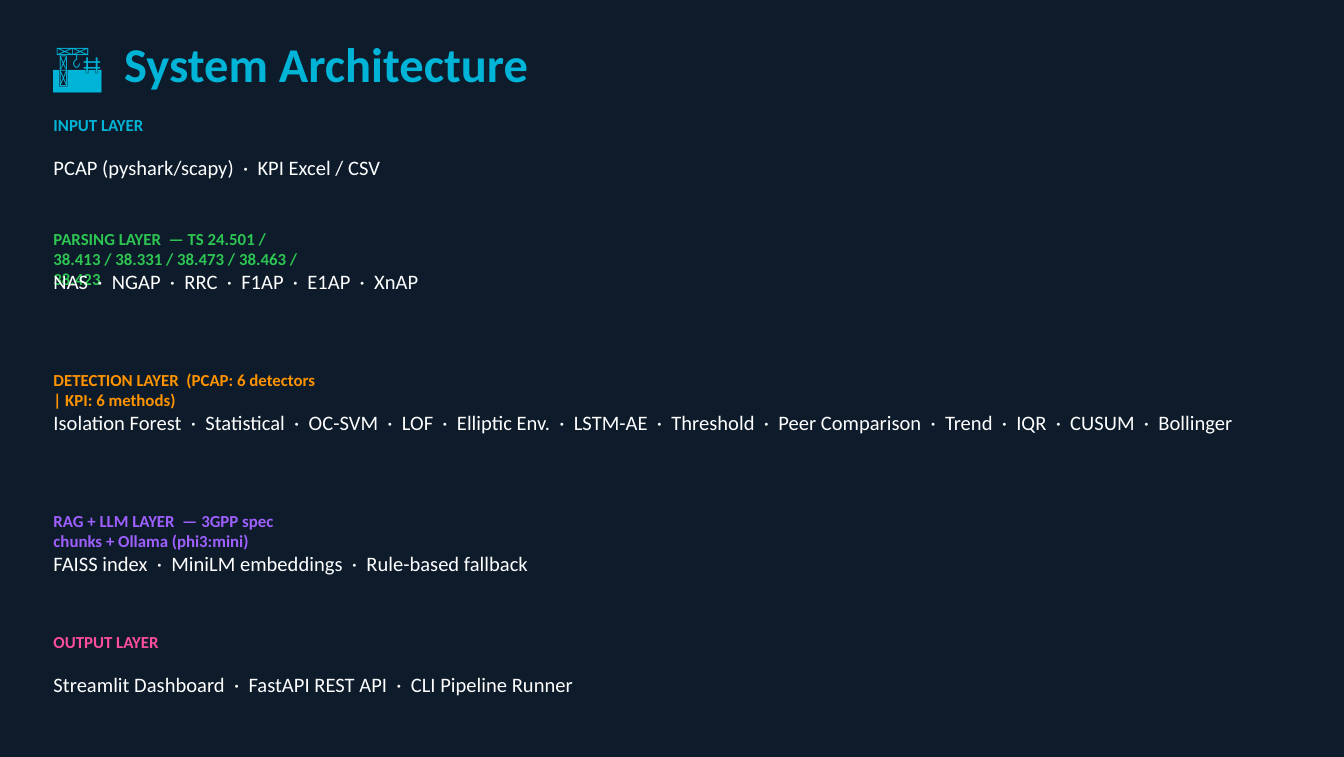
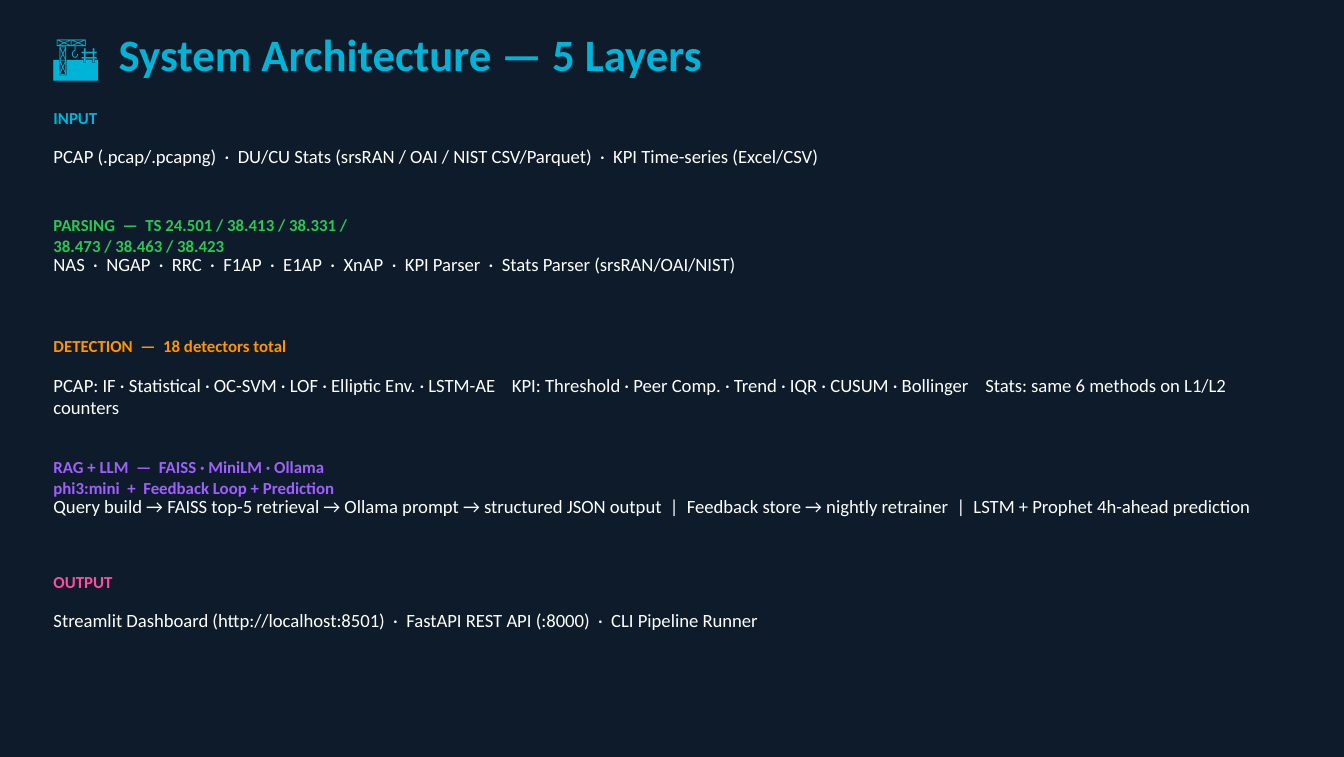
Before and after one commit to vikasrai-tech/telecom-analyzer, a slide deck: slide 2 of docs/Project_Overview_Final.pptx. Drawn at 1344x757 pixels with LibreOffice and Linux fonts; fonts in the diff are those of the drawing. Boxes give left, top, right and bottom in pixels: in the first picture for what was removed or moved away, otherwise in the second. Text is boxed around its words. In the diff, an @@ line names an element or a change of style, - is before the commit and + after.

Commit message:
docs: regenerate final PPT — 12 slides, Phase I complete
Updated: 56 tests (was 20), Stats detection slide, MLOps/Feedback slide,
Demo Flow slide, updated Q&A, summary reflects all 18 detectors.

```diff
--- a/docs/Project_Overview_Final.pptx
+++ b/docs/Project_Overview_Final.pptx
@@ text at (119,39,702,78): text changed; size 26 to 24 pt @@
-🏗️ System Architecture
+🏗️ System Architecture — 5 Layers
@@ text at (53,113,97,124): text changed @@
-INPUT LAYER
+INPUT
@@ text at (53,149,818,166): text changed; size 11 to 10 pt @@
-PCAP (pyshark/scapy) · KPI Excel / CSV
+PCAP (.pcap/.pcapng) · DU/CU Stats (srsRAN / OAI / NIST CSV/Parquet) · KPI Time-series (Excel/CSV)
@@ text at (53,219,336,252): text changed @@
-PARSING LAYER — TS 24.501 / 38.413 / 38.331 / 38.473 / 38.463 / 38.423
+PARSING — TS 24.501 / 38.413 / 38.331 / 38.473 / 38.463 / 38.423
@@ text at (53,257,735,274): text changed; size 11 to 10 pt @@
-NAS · NGAP · RRC · F1AP · E1AP · XnAP
+NAS · NGAP · RRC · F1AP · E1AP · XnAP · KPI Parser · Stats Parser (srsRAN/OAI/NIST)
@@ text at (53,340,286,352): text changed @@
-DETECTION LAYER (PCAP: 6 detectors | KPI: 6 methods)
+DETECTION — 18 detectors total
@@ text at (53,379,1226,414): text changed; size 11 to 10 pt @@
-Isolation Forest · Statistical · OC-SVM · LOF · Elliptic Env. · LSTM-AE · Threshold · Peer Comparison · Trend · IQR · CUSUM · Bollinger
+PCAP: IF · Statistical · OC-SVM · LOF · Elliptic Env. · LSTM-AE KPI: Threshold · Peer Comp. · Trend · IQR · CUSUM · Bollinger Stats: same 6 methods on L1/L2 counters
@@ text at (53,461,334,497): text changed @@
-RAG + LLM LAYER — 3GPP spec chunks + Ollama (phi3:mini)
+RAG + LLM — FAISS · MiniLM · Ollama phi3:mini + Feedback Loop + Prediction
@@ text at (53,500,1250,517): text changed; size 11 to 10 pt @@
-FAISS index · MiniLM embeddings · Rule-based fallback
+Query build → FAISS top-5 retrieval → Ollama prompt → structured JSON output | Feedback store → nightly retrainer | LSTM + Prophet 4h-ahead prediction
@@ text at (53,577,112,588): text changed @@
-OUTPUT LAYER
+OUTPUT
@@ text at (53,613,758,630): text changed; size 11 to 10 pt @@
-Streamlit Dashboard · FastAPI REST API · CLI Pipeline Runner
+Streamlit Dashboard (http://localhost:8501) · FastAPI REST API (:8000) · CLI Pipeline Runner
```
Also in this commit, not shown: 7 other slides changed, 4 slides added, 2 slides removed, 1 other file.
